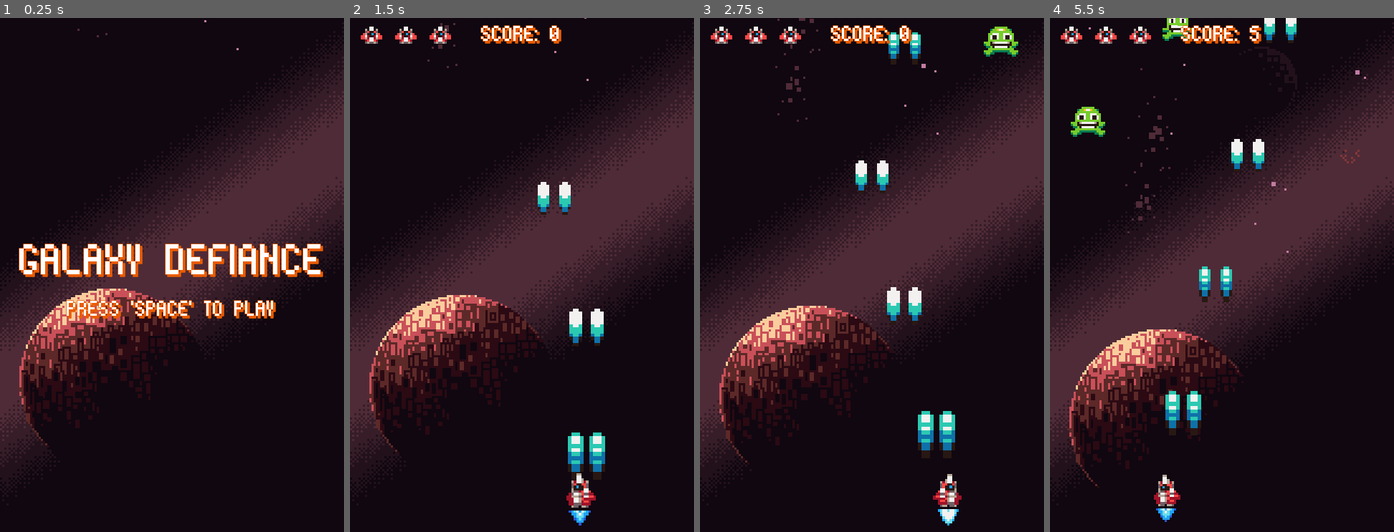
Above: before the commit, frames 1-4 (left to right).
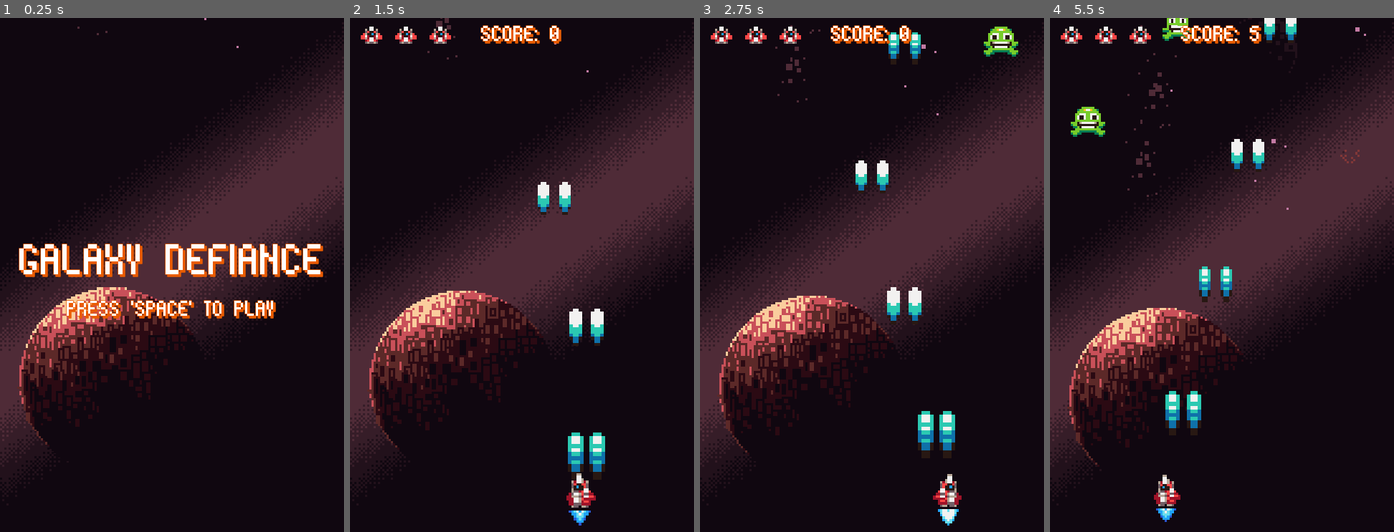
Above: after the commit, the same moments.

Repository: jordan95v/galaxy_defiance
Game: Godot game, scene res://scenes/ui/menu/menu.tscn
Two runs of this game, one before a commit and one after it. Both use one fixed random seed, a clock stepped at 60 frames per second and the inputs below.
Inputs:
- Up to frame 1 (0.25 s): no input
- Up to frame 2 (1.5 s): tap Space (space) at 0.5, 1.35 s; hold D (bank_right) 0.53-1.28 s; hold Enter (enter) 0.53-1.28 s; hold A (bank_left) from 1.28 s (still down)
- Up to frame 3 (2.75 s): release A (bank_left) at 2.03 s; hold D (bank_right) from 2.03 s (still down); hold Enter (enter) from 2.03 s (still down)
- Up to frame 4 (5.5 s): release Enter (enter) at 2.78 s; tap Space (space) at 2.85, 4.35 s; release D (bank_right) at 3.53 s; hold Enter (enter) 3.53-4.28 s; hold A (bank_left) from 3.53 s (still down); hold Enter (enter) from 5.03 s (still down)

The runs differ from the first frame. In frame 1, 0.7% of the frame differs, in the area x 5-70%, y 0-84%; in frame 2, 3.7%; in frame 3, 5.3%; in frame 4, 6.7%, in the area x 5-92%, y 1-92%.

Commit message:
Make the background move faster as the game goes.

Diff:
--- a/scenes/ui/space_background/space_background.gd
+++ b/scenes/ui/space_background/space_background.gd
@@ -4,9 +4,21 @@
 @onready var ring_planet: ParallaxLayer = $RingPlanet
 @onready var far_planets: ParallaxLayer = $FarPlanets
 @onready var stars: ParallaxLayer = $Stars
+@onready var timer: Timer = $Timer
+var speed: int = 20
+@export var acceleration: int = 10
+
+
+func _ready() -> void:
+	timer.timeout.connect(on_timer_timeout)
+
 
 func _process(delta: float) -> void:
-	stars.motion_offset.y += 20 * delta
-	far_planets.motion_offset.y += 15 * delta
-	ring_planet.motion_offset.y += 6 * delta
-	big_planet.motion_offset.y += 4 * delta
+	stars.motion_offset.y += speed * 0.80 * delta
+	far_planets.motion_offset.y += speed * 0.60 * delta
+	ring_planet.motion_offset.y += speed * 0.30 * delta
+	big_planet.motion_offset.y += speed * 0.10 * delta
+
+
+func on_timer_timeout() -> void:
+	speed = clamp(speed + acceleration, speed, speed * 20)
--- a/scenes/ui/space_background/space_background.tscn
+++ b/scenes/ui/space_background/space_background.tscn
@@ -72,3 +72,7 @@
 rotation = -1.5708
 texture = ExtResource("3_v34c8")
 centered = false
+
+[node name="Timer" type="Timer" parent="."]
+wait_time = 10.0
+autostart = true
